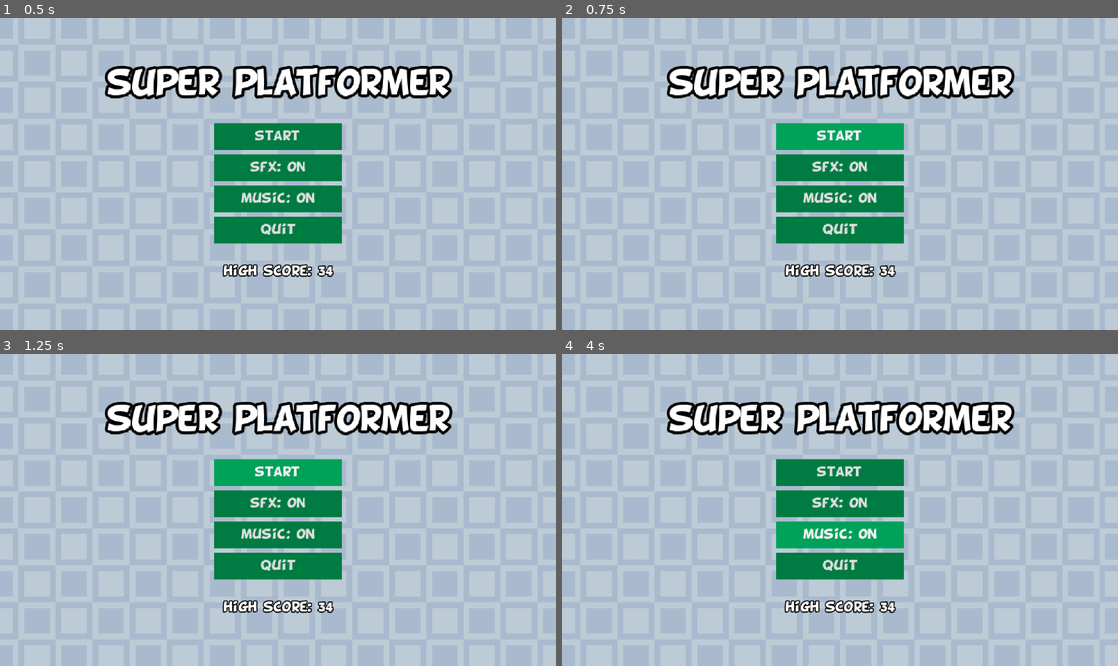
Above: before the commit, frames 1-4 (two rows, left to right).
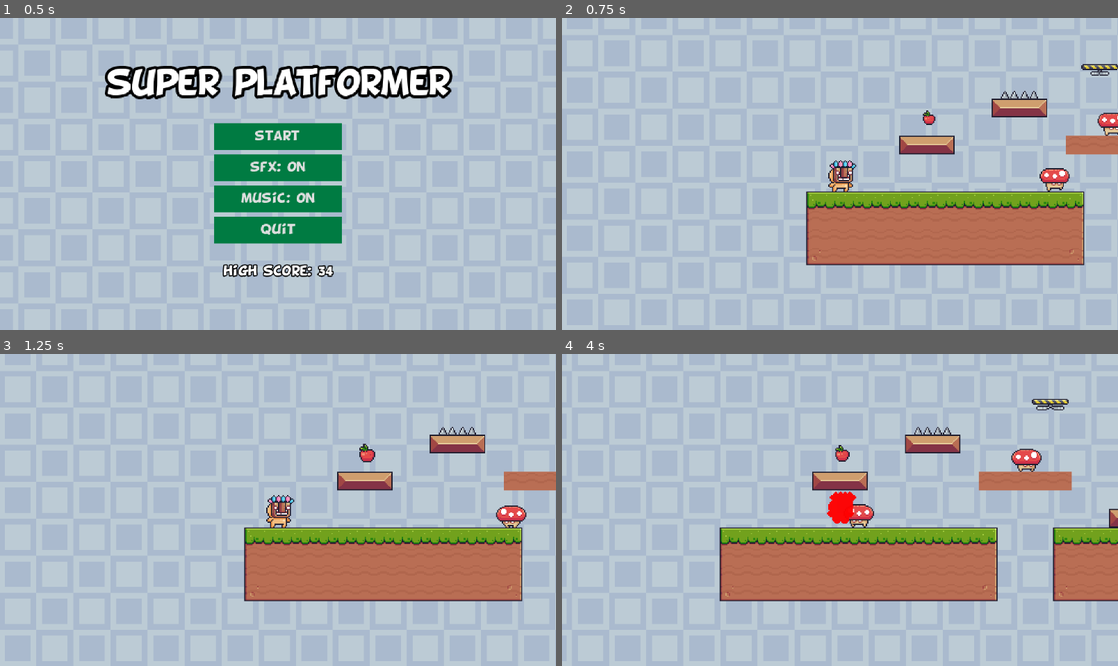
Above: after the commit, the same moments.

Repository: WMinerva/2D-platformer
Game: Godot game, scene res://scenes/ui/main.tscn
The game is run twice, just before and just after one commit, with the same random seed, the same clock (stepped at 60 frames per second) and the same inputs.
Inputs (mouse positions are in pixels of both pictures, inside the frame that each line leads up to):
- Up to frame 1 (0.5 s): no input
- Up to frame 2 (0.75 s): click "start" at 0.5 s
- Up to frame 3 (1.25 s): no input
- Up to frame 4 (4 s): click (840, 472) at 1.25 s, where only the run before the commit has a clickable "start"; click (840, 503) at 2 s, where only the run before the commit has a clickable "sfx: on"; click (840, 534) at 2.75 s, where only the run before the commit has a clickable "music: on"; hold Right (right) from 3.53 s (still down)

Frame 1 is identical in both runs. In frame 2, 26% of the frame differs, in the area x 18-100%, y 14-84%; in frame 3, 26%; in frame 4, 28%.

Commit message:
gamemanager

Diff:
--- /dev/null
+++ b/autoloads/game_manager.gd
@@ -0,0 +1,30 @@
+extends Node
+
+const MAIN = preload("uid://b4dr4mhfq023e")
+const END_SCREEN = preload("uid://bpscall1nubaa")
+
+
+
+const LEVELS = {
+	1: preload("uid://bata7d14xo3fd"),
+	2: preload("uid://dd2ps8gr44ey6")
+}
+
+var current_level = 0
+
+func load_next_level():
+	current_level += 1
+
+	if current_level > LEVELS.size():
+		get_tree().change_scene_to_packed.call_deferred(END_SCREEN)
+	else:
+		get_tree().change_scene_to_packed.call_deferred(LEVELS[current_level])
+
+
+func restart_level():
+	get_tree().change_scene_to_packed(LEVELS[current_level])
+
+
+func restart_game():
+	current_level = 0
+	get_tree().change_scene_to_packed(MAIN)
--- a/project.godot
+++ b/project.godot
@@ -14,6 +14,10 @@
 run/main_scene="uid://b4dr4mhfq023e"
 config/features=PackedStringArray("4.6", "Mobile")
 config/icon="res://icon.svg"
+
+[autoload]
+
+GameManager="*uid://cfnnucs27jtn5"
 
 [display]
 
--- a/scenes/level_end/level_end.gd
+++ b/scenes/level_end/level_end.gd
@@ -1,4 +1,4 @@
 extends Area2D
 
 func _on_area_entered(area: Area2D) -> void:
-	print("Nivel Completado")
+	GameManager.load_next_level()
--- a/scenes/moving_platform/moving_platform.gd
+++ b/scenes/moving_platform/moving_platform.gd
@@ -2,12 +2,19 @@
 @export var target: Marker2D
 @export var duration:float = 2
 
+var tween
+
 # Called when the node enters the scene tree for the first time.
 func _ready() -> void:
-	var tween = get_tree().create_tween()
+	tween = get_tree().create_tween()
 	var start_position = position
 	tween.set_ease(Tween.EASE_IN_OUT)
 	tween.set_trans(Tween.TRANS_SINE)
 	tween.tween_property(self,"position",target.global_position ,duration)
 	tween.tween_property(self,"position",start_position,duration)
 	tween.set_loops()
+
+
+
+func _on_tree_exited() -> void:
+	tween.kill()
--- a/scenes/moving_platform/moving_platform.tscn
+++ b/scenes/moving_platform/moving_platform.tscn
@@ -55,3 +55,5 @@
 position = Vector2(0, -2.5)
 shape = SubResource("RectangleShape2D_cugnv")
 one_way_collision_margin = 0.0
+
+[connection signal="tree_exited" from="." to="." method="_on_tree_exited"]
--- a/scenes/player/player.gd
+++ b/scenes/player/player.gd
@@ -64,4 +64,5 @@
 
 
 func _on_animation_player_animation_finished(anim_name: StringName) -> void:
+	GameManager.restart_level()
 	queue_free()
--- a/scenes/ui/end_screen.gd
+++ b/scenes/ui/end_screen.gd
@@ -1 +1,5 @@
 extends Control
+
+
+func _on_return_pressed() -> void:
+	GameManager.restart_game()
--- a/scenes/ui/end_screen.tscn
+++ b/scenes/ui/end_screen.tscn
@@ -62,3 +62,5 @@
 layout_mode = 2
 size_flags_horizontal = 4
 text = "go back"
+
+[connection signal="pressed" from="PanelContainer/MarginContainer/VBoxContainer/Return" to="." method="_on_return_pressed"]
--- a/scenes/ui/main.gd
+++ b/scenes/ui/main.gd
@@ -1 +1,6 @@
 extends Control
+
+
+
+func _on_start_pressed() -> void:
+	GameManager.load_next_level()
--- a/scenes/ui/main.tscn
+++ b/scenes/ui/main.tscn
@@ -77,3 +77,5 @@
 layout_mode = 2
 text = "high score: 34"
 horizontal_alignment = 1
+
+[connection signal="pressed" from="VBoxContainer/Start" to="." method="_on_start_pressed"]
Not shown, added: autoloads/game_manager.gd.uid
